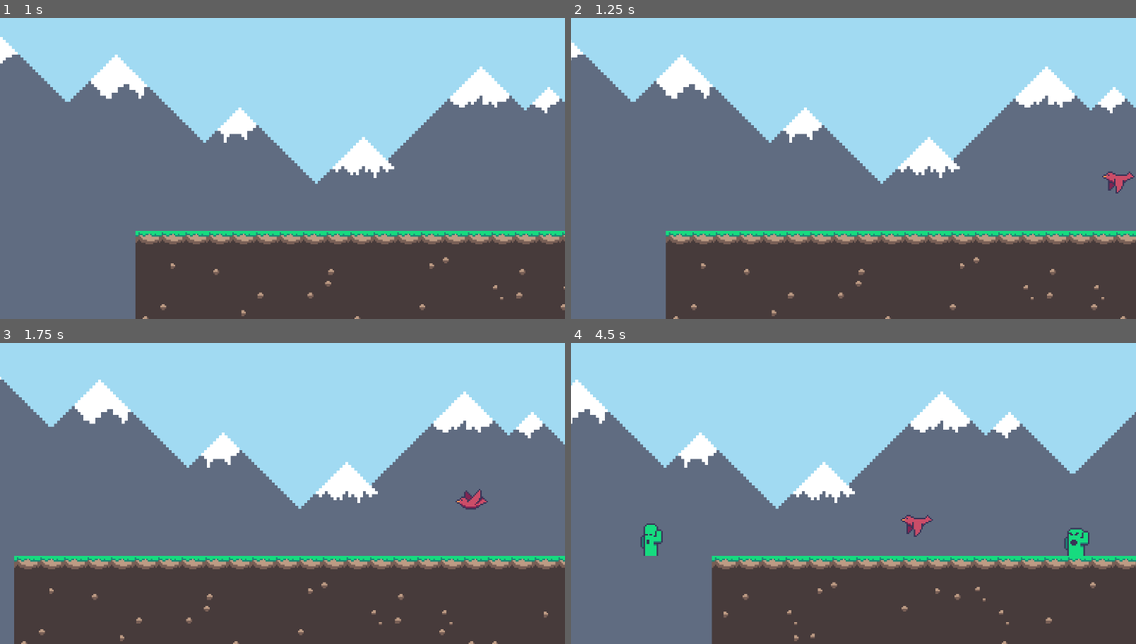
Above: before the commit, frames 1-4 (two rows, left to right).
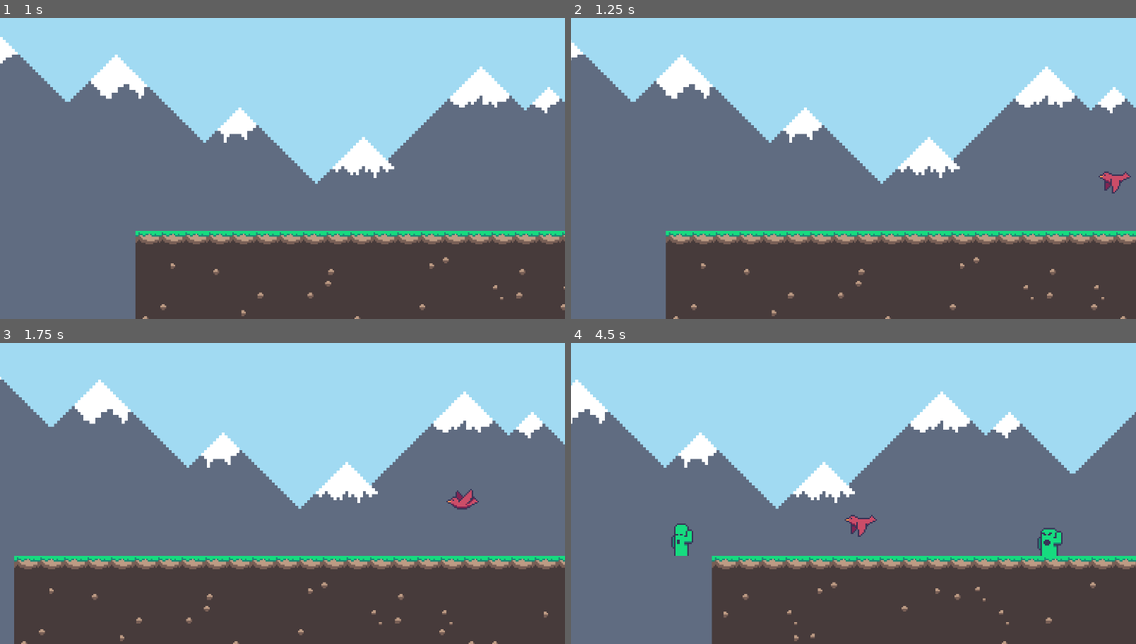
Above: after the commit, the same moments.

Repository: HmiaoH/Dragon
Game: Godot game, scene res://src/Game/game.tscn
Same seed, same stepped clock (60 frames per second), same inputs: the game is played once before the commit and once after it.
Inputs:
- Up to frame 1 (1 s): no input
- Up to frame 2 (1.25 s): no input
- Up to frame 3 (1.75 s): no input
- Up to frame 4 (4.5 s): no input

Frame 1 is identical in both runs. In frame 2, 0.2% of the frame differs, in the area x 93-100%, y 51-59%; in frame 3, 0.3%; in frame 4, 1.8%, in the area x 12-92%, y 57-71%.

Commit message:
完善了障碍物的生成与碰撞逻辑

Diff:
--- a/src/Game/game.tscn
+++ b/src/Game/game.tscn
@@ -1,10 +1,9 @@
-[gd_scene load_steps=6 format=3 uid="uid://cvwq6sdfu75wx"]
+[gd_scene load_steps=5 format=3 uid="uid://cvwq6sdfu75wx"]
 
 [ext_resource type="Script" uid="uid://n5y541a8ol2v" path="res://src/Game/game_manager.gd" id="1_bob6j"]
 [ext_resource type="PackedScene" uid="uid://c23tf1kd130ve" path="res://src/TileAndBackground/bg_animation.tscn" id="1_sag4g"]
 [ext_resource type="Script" uid="uid://c4y2w728npvcr" path="res://src/World/world.gd" id="2_bob6j"]
 [ext_resource type="PackedScene" uid="uid://bqgiljccwnkem" path="res://src/TileAndBackground/tile_animation.tscn" id="2_k6qo2"]
-[ext_resource type="PackedScene" uid="uid://nskay4ns0xgx" path="res://src/Obstacle/obstacle_manager.tscn" id="5_3s8ir"]
 
 [node name="Game" type="Node2D"]
 script = ExtResource("1_bob6j")
@@ -21,8 +20,6 @@
 [node name="ChangeState" type="Timer" parent="World"]
 autostart = true
 
-[node name="ObstacleManager" parent="World" instance=ExtResource("5_3s8ir")]
-
 [node name="GUI" type="Control" parent="."]
 layout_mode = 3
 anchors_preset = 0
--- a/src/Obstacle/bird.gd
+++ b/src/Obstacle/bird.gd
@@ -1,19 +1,5 @@
 class_name Bird
 extends Area2D
 
-
-@export var speed = -100
-const  MAX_SPEED: int = -200
-
-func _physics_process(delta: float) -> void:
-
-	# 示例：左右移动 + 上下浮动
-	position += Vector2(speed , 0) * delta
-
-	#position.y += sin(Time.get_ticks_msec() / 500) * 2  # 简单上下浮动
-
-	if position.x < -204:
-		queue_free()
-
-func change_speed(change_value: int = 10) -> void:
-	speed = clampi(speed - change_value, MAX_SPEED, speed)
+func move(delta: float, speed: int) -> void:
+	position.x += delta * speed
--- a/src/Obstacle/bird.tscn
+++ b/src/Obstacle/bird.tscn
@@ -56,9 +56,3 @@
 position = Vector2(1, 0)
 rotation = 1.576
 shape = SubResource("CapsuleShape2D_5nkpl")
-
-[node name="Timer" type="Timer" parent="."]
-wait_time = 0.6
-autostart = true
-
-[connection signal="timeout" from="Timer" to="." method="change_speed"]
--- a/src/Obstacle/cactus.gd
+++ b/src/Obstacle/cactus.gd
@@ -1,25 +1,9 @@
 class_name Cactus
 extends Area2D
 
-@export var speed = -100
-const  MAX_SPEED: int = -200
-
-func _physics_process(delta: float) -> void:
-
-	# 示例：左右移动 + 上下浮动
-	position += Vector2(speed , 0) * delta
-
-	#position.y += sin(Time.get_ticks_msec() / 500) * 2  # 简单上下浮动
-
-	if position.x < -204:
-		queue_free()
-
-func change_speed(change_value: int = 10) -> void:
-	speed = clampi(speed - change_value, MAX_SPEED, speed)
-
-
-
+func move(delta: float, speed: int) -> void:
+	position.x += delta * speed
 
 func _on_body_entered(body: Node2D) -> void:
 	if body.is_in_group("Player"): #考虑到小恐龙player不止一个，到时候记得将玩家分组
-		print("仙人掌撞到玩家！")
+		body.set_health()
--- a/src/Obstacle/cactus.tscn
+++ b/src/Obstacle/cactus.tscn
@@ -69,9 +69,4 @@
 position = Vector2(-0.5, 5)
 shape = SubResource("RectangleShape2D_5b5k8")
 
-[node name="Timer" type="Timer" parent="."]
-wait_time = 0.3
-autostart = true
-
 [connection signal="body_entered" from="." to="." method="_on_body_entered"]
-[connection signal="timeout" from="Timer" to="." method="change_speed"]
--- a/src/Obstacle/obstacle_manager.gd
+++ b/src/Obstacle/obstacle_manager.gd
@@ -1,47 +1,38 @@
-
+class_name ObstacleManager
 extends Node2D
 
-# 1. 关联预制体（在编辑器里拖进去！）
-@export var cactus_scene: PackedScene  # 关联 Cactus.tscn
-@export var bird_scene: PackedScene    # 关联 Bird.tscn
+@onready var cactus_scene = preload("res://src/Obstacle/cactus.tscn")
+@onready var bird_scene = preload("res://src/Obstacle/bird.tscn")
 
 # 2. 障碍物容器（方便管理生成的障碍物）
 @onready var obstacle_container: Node2D = $ObstacleContainer
 
+var obstacle_move_speed: int = 0
+const init_position_x := 204
+const init_position_y := 32
 # 3. 障碍物数组（对应思维导图里的“障碍物(数组)”）
-var obstacles = []
-
+var obstacles_scenes: Array[PackedScene] = []
+var obstacles: Array = []
 func _ready():
 	# 初始化：把预制体存入数组（方便 pick_random 随机选）
-	obstacles.append(cactus_scene)
-	obstacles.append(bird_scene)
+	obstacles_scenes.append(cactus_scene)
+	obstacles_scenes.append(bird_scene)
 
-	# 可选：自动开始生成障碍物（也可以用定时器或游戏事件触发）
-
+func _physics_process(delta: float) -> void:
+	for i in obstacle_container.get_children():
+		i.move(delta, obstacle_move_speed)
 
 # 4. 随机选障碍物并生成
 func _generate_obstacle():
 	# 随机选预制体
-	var random_obstacle = obstacles.pick_random()
+	var random_obstacle: PackedScene = obstacles_scenes.pick_random()
 
 	# 生成节点
 	var obstacle = random_obstacle.instantiate()
 	obstacle_container.add_child(obstacle)
 
-	if random_obstacle == bird_scene: #如果预制体是鸟的话…………
+	if random_obstacle == bird_scene: # 如果预制体是鸟的话…………
 	# 初始化位置（比如从屏幕右侧外生成）
-		obstacle.position = Vector2(204, randf_range(-5, 32))  # 随机高度
-	else :
-		obstacle.position = Vector2(204, 32)
-
-
-
-
-
-
-# 6. 碰撞检测（如果用全局 HitBox）
-func _on_hit_box_area_entered(area):
-	# area 是触发碰撞的节点（比如玩家）
-	if area.is_in_group("Player"):
-		print("撞到障碍物！")
-		# 这里写碰撞逻辑：扣血、游戏结束等
+		obstacle.position = Vector2(init_position_x, randf_range(-5, 32)) # 随机高度
+	else:
+		obstacle.position = Vector2(init_position_x, init_position_y)
--- a/src/Obstacle/obstacle_manager.tscn
+++ b/src/Obstacle/obstacle_manager.tscn
@@ -1,13 +1,9 @@
-[gd_scene load_steps=4 format=3 uid="uid://nskay4ns0xgx"]
+[gd_scene load_steps=2 format=3 uid="uid://nskay4ns0xgx"]
 
 [ext_resource type="Script" uid="uid://d4hjoxptkw3tv" path="res://src/Obstacle/obstacle_manager.gd" id="1_71nrw"]
-[ext_resource type="PackedScene" uid="uid://xox3qe1gi22b" path="res://src/Obstacle/cactus.tscn" id="2_y7nkr"]
-[ext_resource type="PackedScene" uid="uid://4anjfac020w1" path="res://src/Obstacle/bird.tscn" id="3_x661g"]
 
 [node name="ObstacleManager" type="Node2D"]
 script = ExtResource("1_71nrw")
-cactus_scene = ExtResource("2_y7nkr")
-bird_scene = ExtResource("3_x661g")
 
 [node name="ObstacleContainer" type="Node2D" parent="."]
 
--- a/src/TileAndBackground/tile_animation.gd
+++ b/src/TileAndBackground/tile_animation.gd
@@ -6,7 +6,7 @@
 
 @onready var tile_map_layer_1: TileMapLayer = $TileMapLayer
 @onready var tile_map_layer_2: TileMapLayer = $TileMapLayer2
-
+@onready var obstacle_manager: ObstacleManager = $ObstacleManager
 const MAX_SPEED: int = -200
 
 var tile_map_layer_size: int
@@ -27,4 +27,5 @@
 
 func change_speed(change_value: int) -> void:
 	animation_speed = clampi(animation_speed - change_value, MAX_SPEED, animation_speed)
+	obstacle_manager.obstacle_move_speed = animation_speed
 	print(animation_speed)
--- a/src/TileAndBackground/tile_animation.tscn
+++ b/src/TileAndBackground/tile_animation.tscn
@@ -1,7 +1,8 @@
-[gd_scene load_steps=5 format=4 uid="uid://bqgiljccwnkem"]
+[gd_scene load_steps=6 format=4 uid="uid://bqgiljccwnkem"]
 
 [ext_resource type="Texture2D" uid="uid://bmbrow1gdp6xc" path="res://assets/Sprites/Tilesets/tileset_forest.png" id="1_u6ogi"]
 [ext_resource type="Script" uid="uid://brnsqm3mhye1y" path="res://src/TileAndBackground/tile_animation.gd" id="1_wl8k6"]
+[ext_resource type="PackedScene" uid="uid://nskay4ns0xgx" path="res://src/Obstacle/obstacle_manager.tscn" id="3_yyivu"]
 
 [sub_resource type="TileSetAtlasSource" id="TileSetAtlasSource_sag4g"]
 texture = ExtResource("1_u6ogi")
@@ -82,3 +83,5 @@
 [node name="TileMapLayer2" type="TileMapLayer" parent="."]
 tile_map_data = PackedByteArray("AAAAAAQAAAAEAAMAAAAAAAUAAAAEAAMAAAAAAAYAAAAFAAMAAAAAAAcAAAAEAAMAAAABAAQAAAADAAIAAAABAA …(2160 unchanged characters)…
 tile_set = SubResource("TileSet_k6qo2")
+
+[node name="ObstacleManager" parent="." instance=ExtResource("3_yyivu")]
